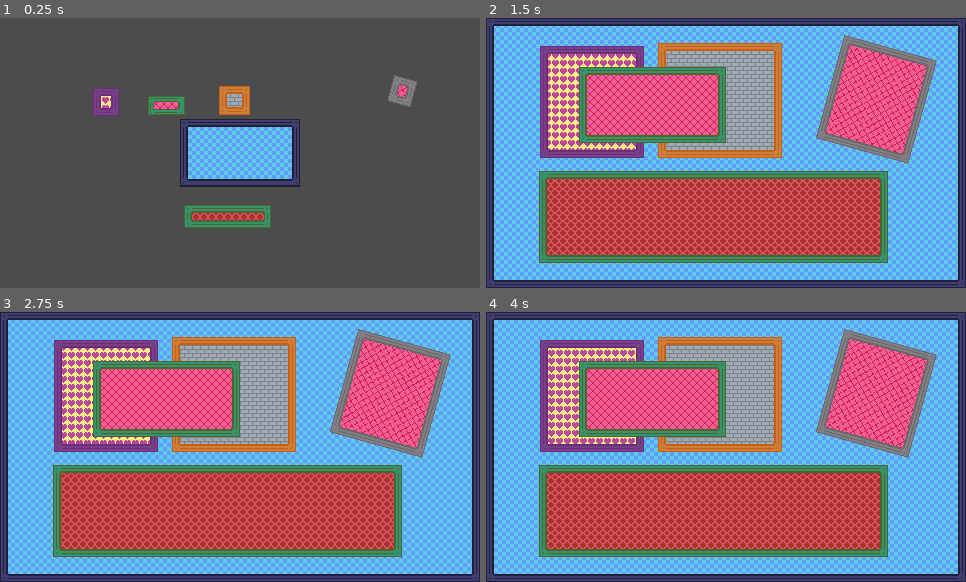
Above: before the commit, frames 1-4 (two rows, left to right).
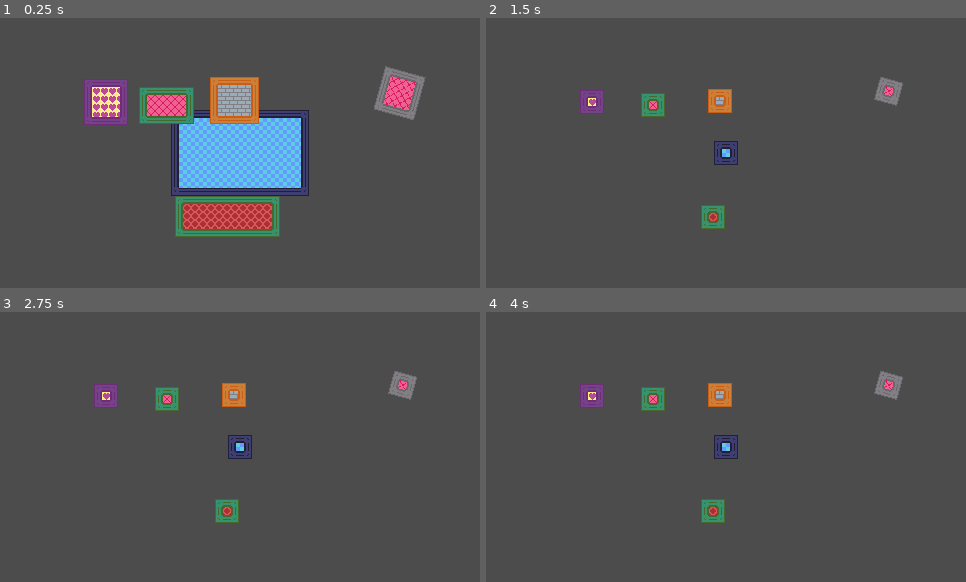
Above: after the commit, the same moments.

Repository: PKGaspi/godot-ScrollingBackgrounds
Game: Godot game, scene res://src/Game.tscn
Two runs of this game, one before a commit and one after it. Both use one fixed random seed, a clock stepped at 60 frames per second and the inputs below.
Inputs:
- Up to frame 1 (0.25 s): no input
- Up to frame 2 (1.5 s): tap Enter (ui_accept) at 0.5, 1.35 s; hold Enter (ui_accept) 0.53-1.28 s
- Up to frame 3 (2.75 s): tap Enter (ui_accept) at 1.52, 1.82 s; hold Enter (ui_accept) from 2.03 s (still down)
- Up to frame 4 (4 s): release Enter (ui_accept) at 2.78 s; tap Enter (ui_accept) at 2.85, 3.02, 3.32 s; hold Enter (ui_accept) from 3.53 s (still down)

The runs differ from the first frame. In frame 1, 15% of the frame differs, in the area x 17-89%, y 17-82%; in frame 2, 100%, in the area x 0-100%, y 0-100%; in frame 3, 100%; in frame 4, 100%.

Commit message:
Fixed window animations

Diff:
--- a/src/Game.gd
+++ b/src/Game.gd
@@ -5,6 +5,9 @@
 
 	if event.is_action_pressed("exit_game"):
 		exit_game()
+	elif event.is_action_pressed("ui_accept"):
+		for child in get_children():
+			child.closing_animation()
 
 
 func exit_game(exit_code: int = 0) -> void:
--- a/src/Game.tscn
+++ b/src/Game.tscn
@@ -133,24 +133,24 @@
 [node name="Label" parent="Window4/Contents/VBoxContainer" index="0"]
 margin_right = 95.0
 
-[node name="Window" parent="." instance=ExtResource( 8 )]
+[node name="Window6" parent="." instance=ExtResource( 8 )]
 anchor_left = 0.194238
 anchor_top = 0.181989
 anchor_right = 0.500655
 anchor_bottom = 0.463693
 
-[node name="Background" parent="Window" index="0"]
+[node name="Background" parent="Window6" index="0"]
 texture = ExtResource( 9 )
 scroll_velocity = Vector2( -10, -10 )
 
-[node name="Border" parent="Window" index="1"]
+[node name="Border" parent="Window6" index="1"]
 texture = ExtResource( 4 )
 
-[node name="VBoxContainer" parent="Window/Contents" index="0"]
+[node name="VBoxContainer" parent="Window6/Contents" index="0"]
 margin_right = 147.0
 margin_bottom = 76.0
 
-[node name="Label" parent="Window/Contents/VBoxContainer" index="0"]
+[node name="Label" parent="Window6/Contents/VBoxContainer" index="0"]
 margin_right = 147.0
 
 [editable path="Window0"]
@@ -163,4 +163,4 @@
 
 [editable path="Window4"]
 
-[editable path="Window"]
+[editable path="Window6"]
--- a/src/Window.gd
+++ b/src/Window.gd
@@ -18,7 +18,9 @@
 
 func _ready() -> void:
 
+	_border_node.rect_min_size = _border_node.texture.get_size()
 	_background_node.rect_min_size = _border_node.rect_min_size * 2/3
+	rect_min_size = _border_node.rect_min_size
 
 	opening_animation()
 
@@ -45,28 +47,29 @@
 
 
 
-func resize_animation(start_size: Vector2, final_size: Vector2, time: float = 1, hide: CanvasItem = _contents_node):
+func resize_animation(start_pos: Vector2, final_pos: Vector2, start_size: Vector2, final_size: Vector2, time: float = 1, hide: CanvasItem = _contents_node):
+	var prev_scrolling: bool = _background_node.scrolling
+	_background_node.scrolling = false
 	if hide != null: hide.visible = false
 	# Start opening animation.
 	_tween.interpolate_property(self, "rect_size", start_size, final_size, time, Tween.TRANS_LINEAR, Tween.EASE_IN_OUT)
-	_tween.interpolate_property(self, "rect_position", rect_position + final_size / 2, rect_position + start_size / 2, time, Tween.TRANS_LINEAR, Tween.EASE_IN_OUT)
+	_tween.interpolate_property(self, "rect_position", start_pos, final_pos, time, Tween.TRANS_LINEAR, Tween.EASE_IN_OUT)
+	printt(name, rect_position + start_size / 2)
 	_tween.start()
 	yield(_tween, "tween_all_completed") # Wait until the animation is over.
 	# Animation is over.
+	_background_node.scrolling = prev_scrolling
 	if hide != null: hide.visible = true
 	emit_signal("animation_ended")
 
 
 func opening_animation(time = opening_time):
-	var prev_scrolling: bool = _background_node.scrolling
-	_background_node.scrolling = false
-	resize_animation(Vector2.ZERO, rect_size, time)
+	resize_animation(rect_position + rect_size / 2 - rect_min_size / 2, rect_position, rect_min_size, rect_size, time)
 	yield(self, "animation_ended")
 	emit_signal("opened")
-	_background_node.scrolling = prev_scrolling
 
 
-func closing_animation(time = opening_time):
-	resize_animation(rect_size, Vector2.ZERO, time)
+func closing_animation(time = closing_time):
+	resize_animation(rect_position, rect_position + rect_size / 2 - rect_min_size / 2, rect_size, rect_min_size, time)
 	yield(self, "animation_ended")
 	emit_signal("closed")
